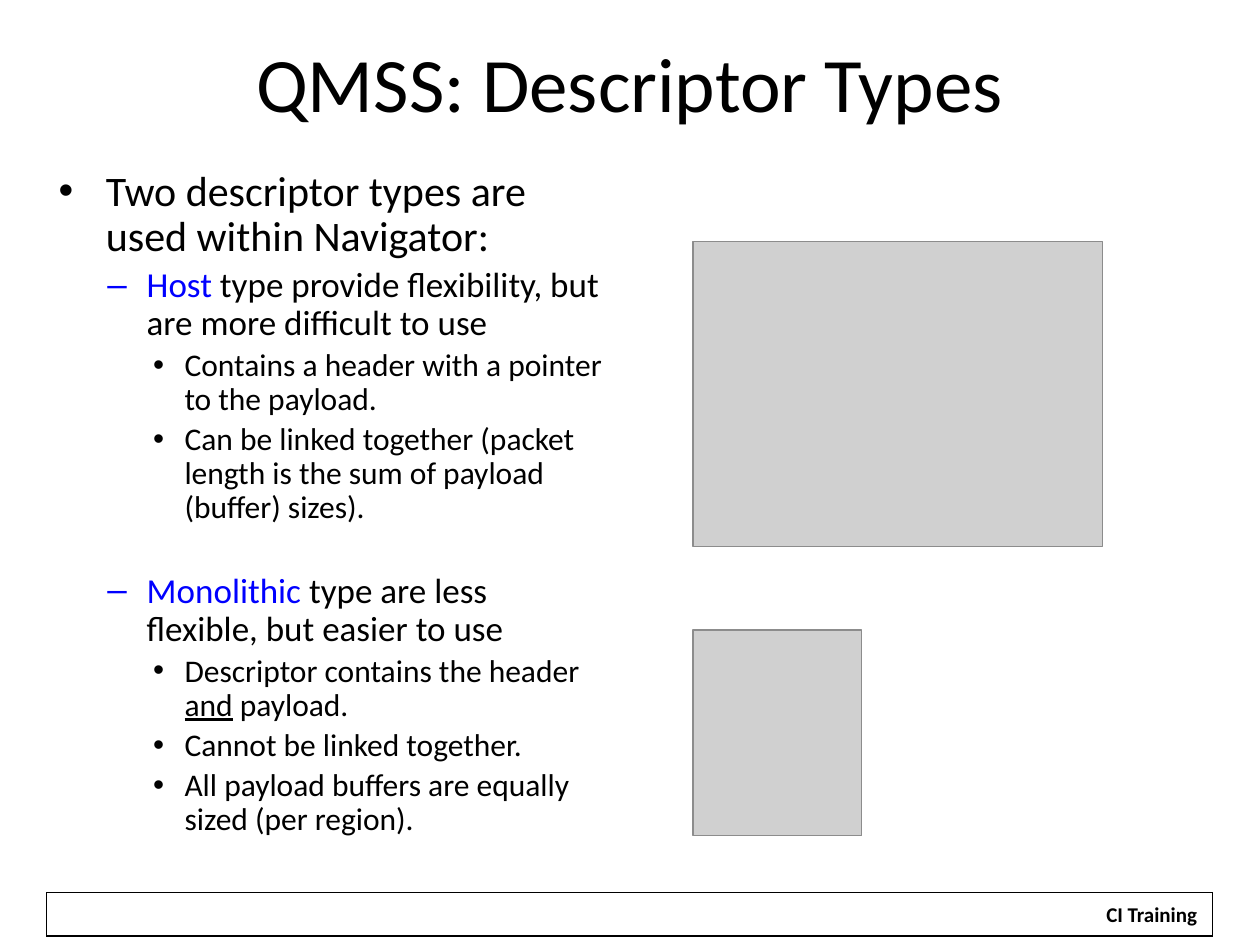
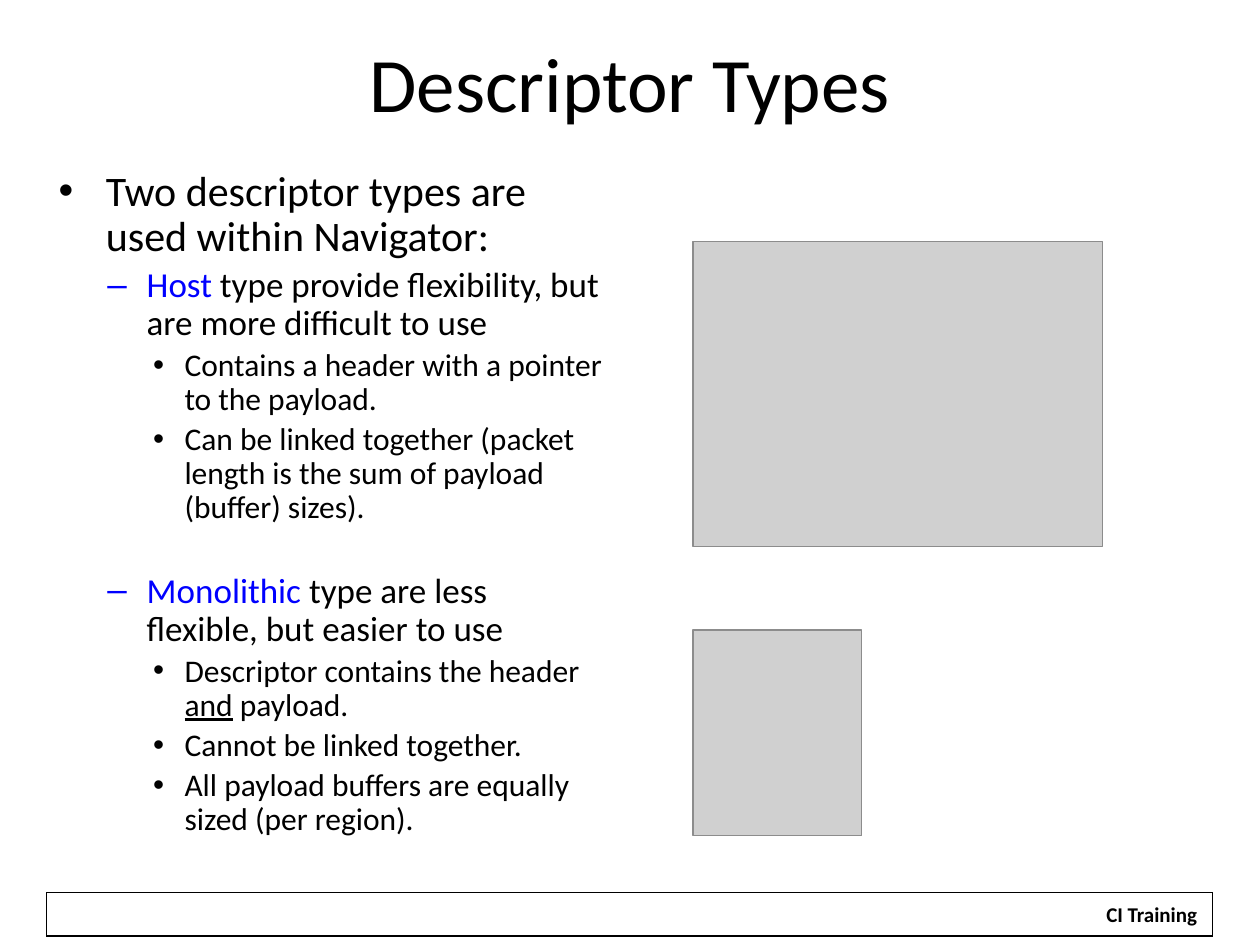
Before and after one commit to hari1989/keystone-workshop, a slide deck: slide 13 of slides/Intro to Multicore Navigator.pptx. Drawn at 1260x945 pixels with LibreOffice and Linux fonts; fonts in the diff are those of the drawing; grey boxes stand for pictures; background and template pictures are left out. Boxes give left, top, right and bottom in pixels: in the first picture for what was removed or moved away, otherwise in the second. Text is boxed around its words. In the diff, an @@ line names an element or a change of style, - is before the commit and + after.

```diff
--- a/slides/Intro to Multicore Navigator.pptx
+++ b/slides/Intro to Multicore Navigator.pptx
@@ title at (x1=369, y1=59, x2=890, y2=125): text changed @@
-QMSS: Descriptor Types
+Descriptor Types
```
Also in this commit, not shown: 4 other slides changed, 12 slides added, 35 slides removed, 24 other files.
